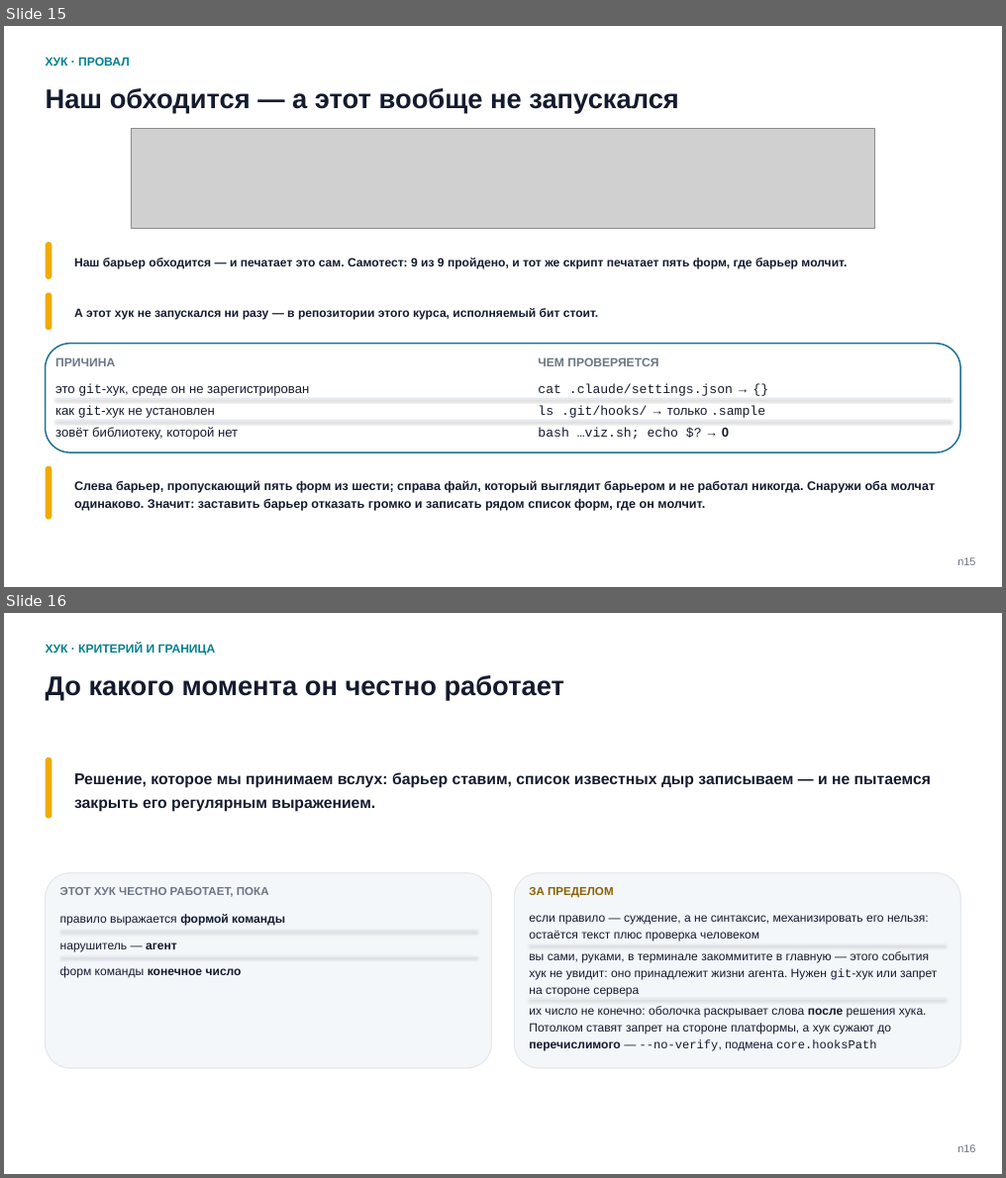
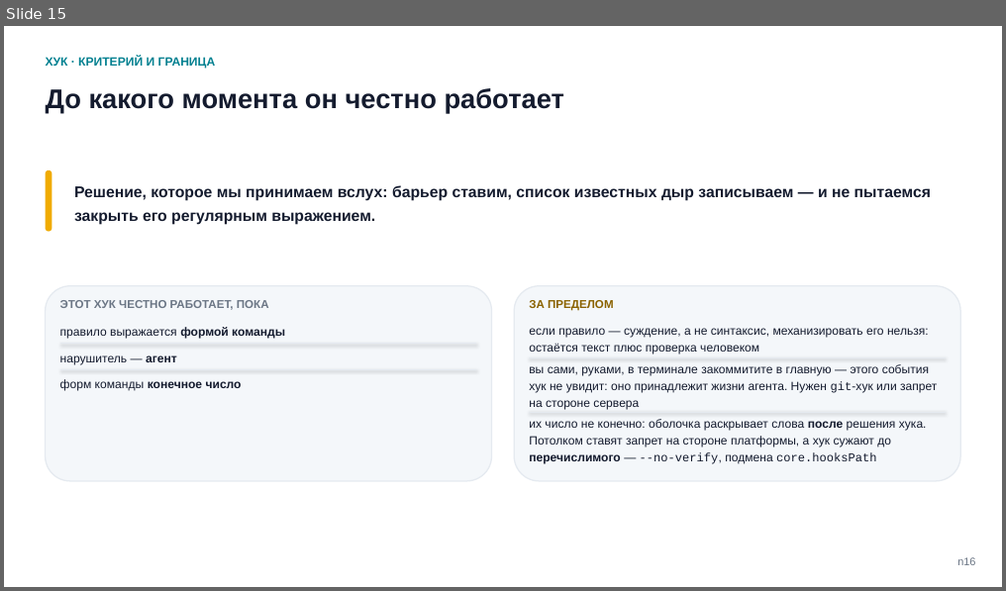
Before and after one commit to tellina-study/AI-usage-lessons, a slide deck: library/seminars/sem-05/rendered/sem-05.pptx. Shown one above the other, each under a label of ours: slides 15 and 16 before the commit, slide 15 after it. The pictures are 1006x1178 and 1006x591 pixels, drawn with LibreOffice and Linux fonts; fonts in the diff are those of the drawing; grey boxes stand for pictures. Boxes give left, top, right and bottom in pixels: in the first picture for what was removed or moved away, otherwise in the second. Text is boxed around its words. In the diff, an @@ line names an element or a change of style, - is before the commit and + after.

Commit message:
Кейс 1: сцена встала на запрет, разбор пошёл сразу за вопросом, тихий отказ разложен на шесть звеньев, готовый файл перестал быть белым по чёрному #211

```diff
--- a/library/seminars/sem-05/rendered/sem-05.pptx
+++ b/library/seminars/sem-05/rendered/sem-05.pptx
@@ slide 15 removed at box(4, 26, 1002, 587), background #FFFFFF @@
@@ text removed at box(46, 57, 129, 66) @@
-ХУК · ПРОВАЛ
@@ text removed at box(46, 88, 679, 113) @@
-Наш обходится — а этот вообще не запускался
@@ picture removed at box(131, 129, 874, 228) @@
@@ rounded rectangle removed at box(46, 243, 52, 279) @@
@@ text removed at box(74, 258, 846, 270) @@
-Наш барьер обходится — и печатает это сам. Самотест: 9 из 9 пройдено, и тот же скрипт печатает пять форм, где барьер молчит.
@@ rounded rectangle removed at box(46, 292, 52, 330) @@
@@ text removed at box(74, 308, 599, 320) @@
-А этот хук не запускался ни разу — в репозитории этого курса, исполняемый бит стоит.
@@ rounded rectangle removed at box(46, 344, 960, 453) @@
@@ text removed at box(55, 359, 115, 367) @@
-ПРИЧИНА
@@ text removed at box(538, 358, 658, 367) @@
-ЧЕМ ПРОВЕРЯЕТСЯ
@@ text removed at box(55, 383, 309, 396) @@
-это git-хук, среде он не зарегистрирован
@@ line removed from (55, 399) to (950, 399) @@
@@ text removed at box(55, 405, 214, 418) @@
-как git-хук не установлен
@@ text removed at box(538, 383, 733, 396) @@
-cat .claude/settings.json → {}
@@ text removed at box(538, 405, 765, 418) @@
-ls .git/hooks/ → только .sample
@@ line removed from (55, 421) to (950, 421) @@
@@ text removed at box(55, 427, 238, 440) @@
-зовёт библиотеку, которой нет
@@ text removed at box(538, 426, 729, 440) @@
-bash …viz.sh; echo $? → 0
@@ rounded rectangle removed at box(46, 467, 52, 519) @@
@@ text removed at box(74, 480, 936, 511) @@
-Слева барьер, пропускающий пять форм из шести; справа файл, который выглядит барьером и не работал никогда. Снаружи оба молчат одинаково. Значит: заставить барьер отказать громко и записать рядом список форм, где он молчит.
@@ text removed at box(957, 558, 975, 566) @@
-n15
@@ what was slide 16 is now slide 15 @@
```
Also in this commit, not shown: 1 slide added, 1 other slide removed, 4 other files.
